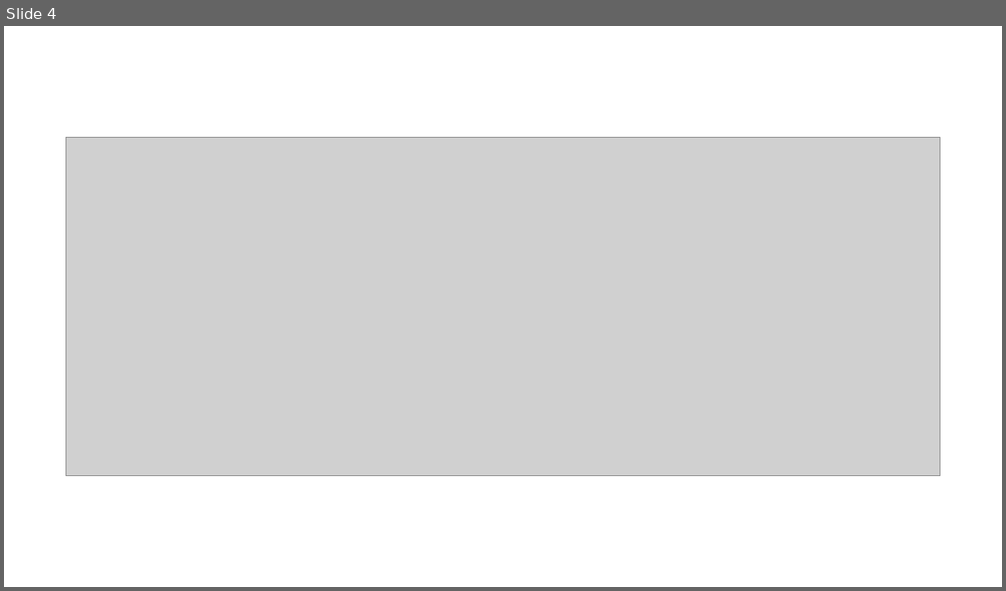
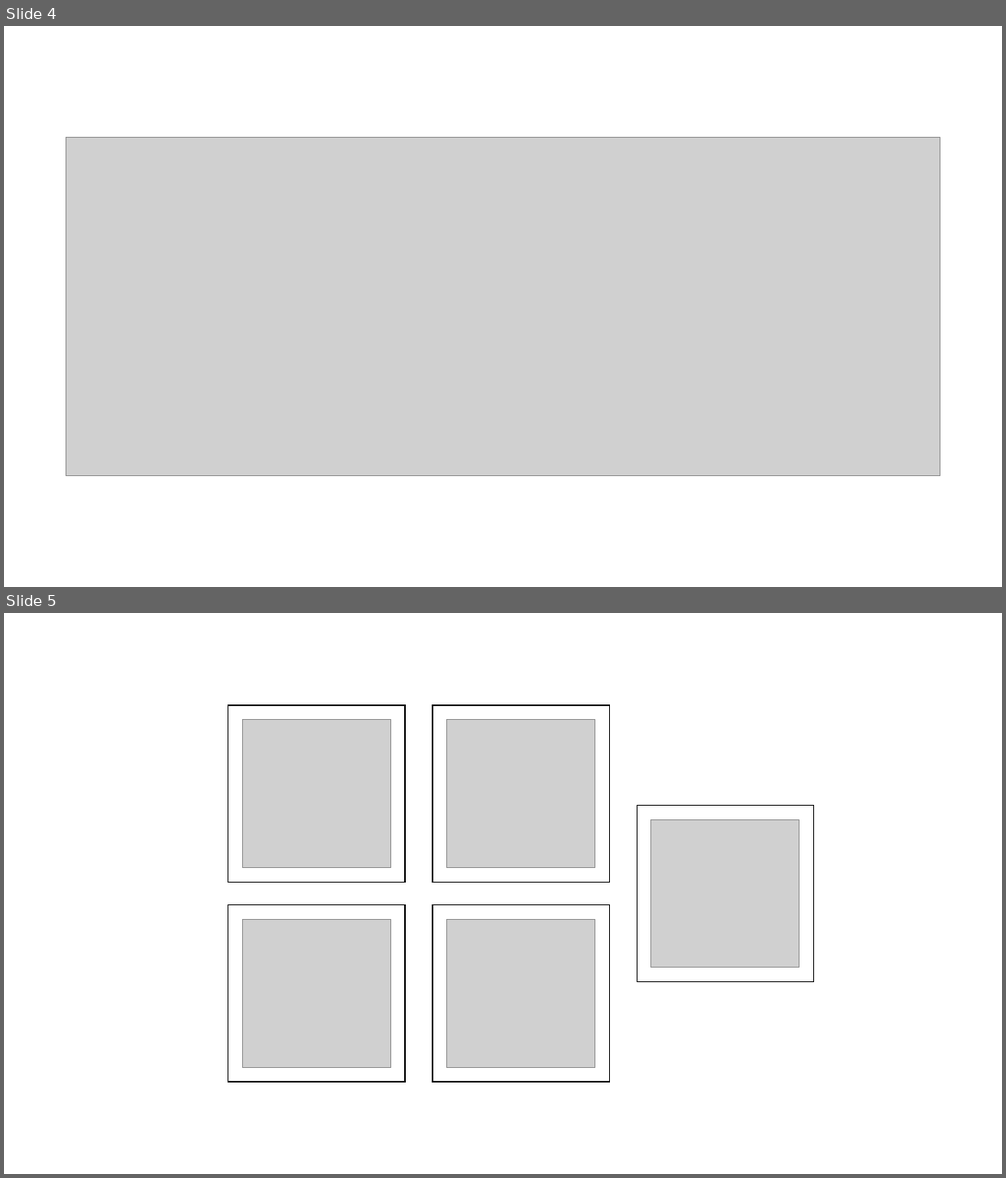
Before and after one commit to Tesla619/pose2, a slide deck: 3_Markers Design/Aruco Markers Testing.pptx. Shown one above the other, each under a label of ours: slide 4 before the commit, slides 4 and 5 after it. The pictures are 1006x591 and 1006x1178 pixels, drawn with LibreOffice and Linux fonts; fonts in the diff are those of the drawing; grey boxes stand for pictures. Boxes give left, top, right and bottom in pixels: in the first picture for what was removed or moved away, otherwise in the second. Text is boxed around its words. In the diff, an @@ line names an element or a change of style, - is before the commit and + after.

```diff
--- a/3_Markers Design/Aruco Markers Testing.pptx
+++ b/3_Markers Design/Aruco Markers Testing.pptx
@@ slide 5 added at box(4, 613, 1002, 1174), background #FFFFFF @@
@@ rectangle added at box(228, 705, 405, 882), fill #FFFFFF, outline #000000 1 pt @@
@@ rectangle added at box(433, 705, 610, 882), fill #FFFFFF, outline #000000 1 pt @@
@@ picture added at box(243, 720, 391, 868) @@
@@ picture added at box(447, 720, 595, 868) @@
@@ rectangle added at box(637, 806, 814, 982), fill #FFFFFF, outline #000000 1 pt @@
@@ picture added at box(651, 820, 799, 968) @@
@@ rectangle added at box(228, 905, 405, 1082), fill #FFFFFF, outline #000000 1 pt @@
@@ picture added at box(243, 920, 391, 1068) @@
@@ rectangle added at box(433, 905, 610, 1082), fill #FFFFFF, outline #000000 1 pt @@
@@ picture added at box(447, 920, 595, 1068) @@
```
Also in this commit, not shown: 1 slide removed, 16 other files.
